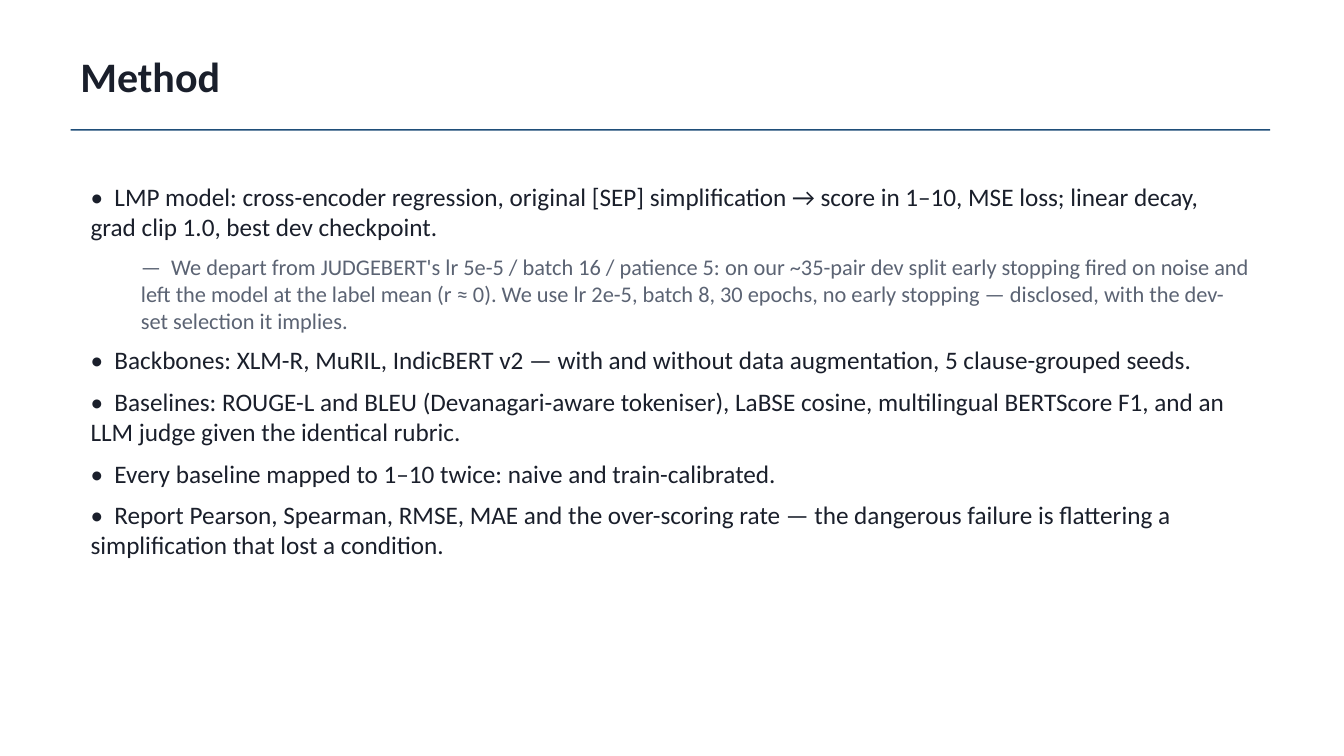
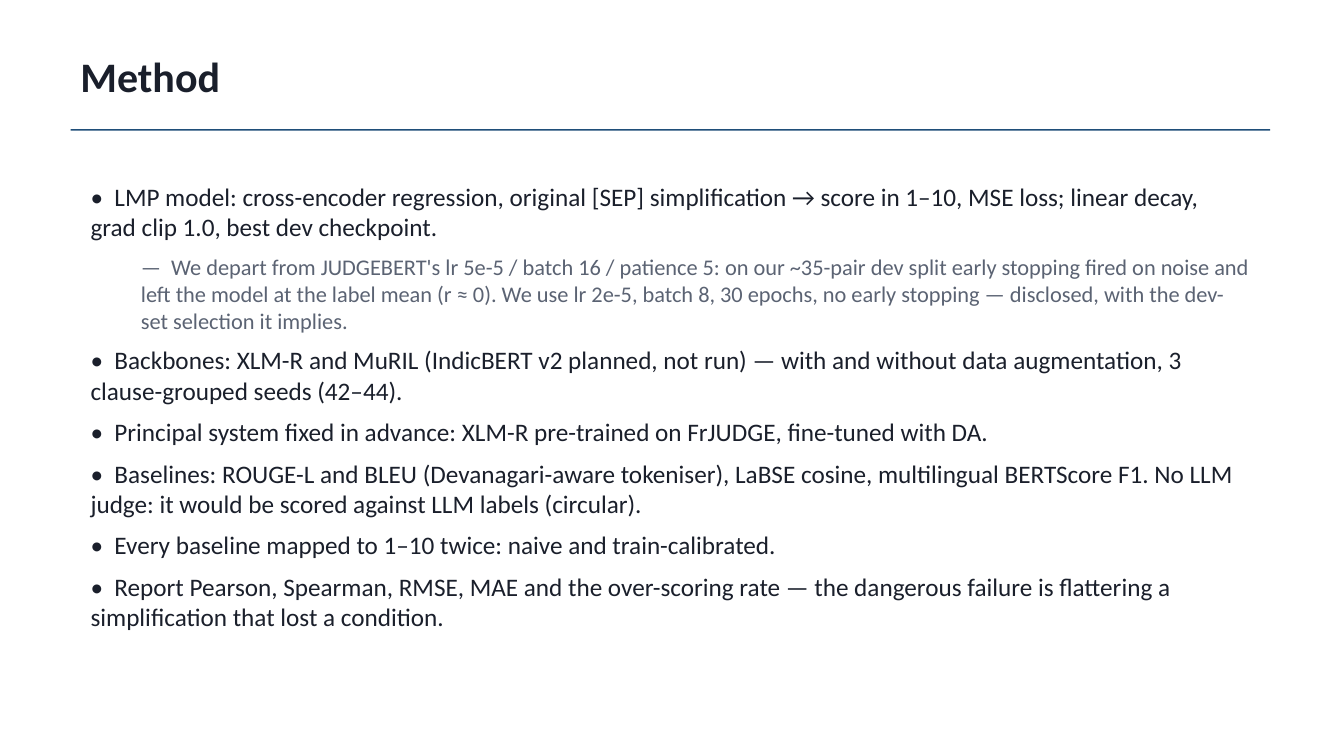
Before and after one commit to atharv-0509/legal-meaning-preservation-hi-en, a slide deck: slide 9 of paper/out/LMP_slides.pptx. Drawn at 1344x756 pixels with LibreOffice and Linux fonts; fonts in the diff are those of the drawing. Boxes give left, top, right and bottom in pixels: in the first picture for what was removed or moved away, otherwise in the second. Text is boxed around its words. In the diff, an @@ line names an element or a change of style, - is before the commit and + after.

```diff
--- a/paper/out/LMP_slides.pptx
+++ b/paper/out/LMP_slides.pptx
@@ text at (91,350,1233,518): text changed @@
-• Backbones: XLM-R, MuRIL, IndicBERT v2 — with and without data augmentation, 5 clause-grouped seeds.
-• Baselines: ROUGE-L and BLEU (Devanagari-aware tokeniser), LaBSE cosine, multilingual BERTScore F1, and an LLM judge given the identical rubric.
+• Backbones: XLM-R and MuRIL (IndicBERT v2 planned, not run) — with and without data augmentation, 3 clause-grouped seeds (42–44).
+• Principal system fixed in advance: XLM-R pre-trained on FrJUDGE, fine-tuned with DA.
+• Baselines: ROUGE-L and BLEU (Devanagari-aware tokeniser), LaBSE cosine, multilingual BERTScore F1. No LLM judge: it would be scored against LLM labels (circular).
```
Also in this commit, not shown: 13 other slides changed, 8 other files.
